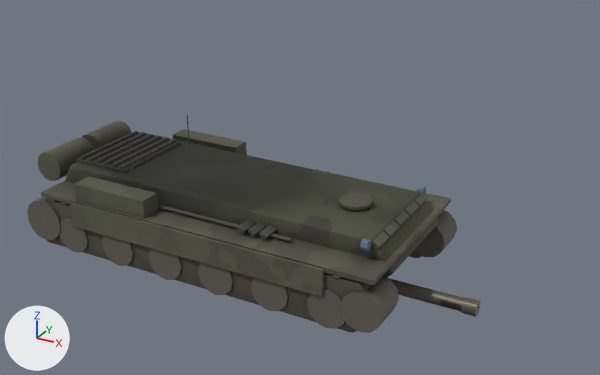
One commit to the glTF model www/field/models/t90.glb: the scene before it, then after it.
One viewpoint serves both versions: a 50 mm camera at (7.81, -12.03, 7.53) aimed at (1.17, 0.05, 1.49). Every picture has the same lights, and +X, +Y and +Z are marked at lower left. The picture after the commit comes second. Where no turn or scale is listed for an object, it has been applied to the vertices. Vertices at exactly the same position are counted once.

Objects in the first picture: 'g_t90_gun', 'g_t90_hull', 'g_t90_turret'.
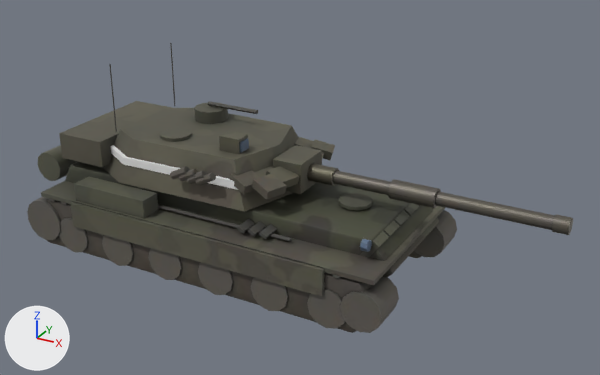
Location of each change, [x1, y1, x2, y2] in pixels of the pictures (600 x 375 px):
'g_t90_turret', moved (mostly hidden before): before [129, 115, 190, 176]; after [59, 43, 335, 212]
'g_t90_gun', moved: before [389, 278, 481, 317]; after [307, 163, 573, 235]

The change in detail:
me_цилиндр_3295 is used by ob_g_t90_gun; location (3.6, 0.0, 2.0).
me_цилиндр_3295 had 112 vertices, 208 faces and spanned x -3.6..1.03, y -0.17..0.17, z -2.17..-1.83.
me_цилиндр_3295 now has 112 vertices, 208 faces and spans x 0.0..4.62, y -0.17..0.17, z -0.17..0.17.
me_цилиндр_3295 part 1: the whole mesh is moved by (3.6, 0.0, 2.0).
Object 'g_t90_turret' (ob_g_t90_turret) moves from (0.0, 0.0, 0.0) to (-0.3, 0.0, 1.46).
Object 'g_t90_gun' (ob_g_t90_gun) moves from (3.6, 0.0, 2.0) to (1.3, 0.0, 1.86).
